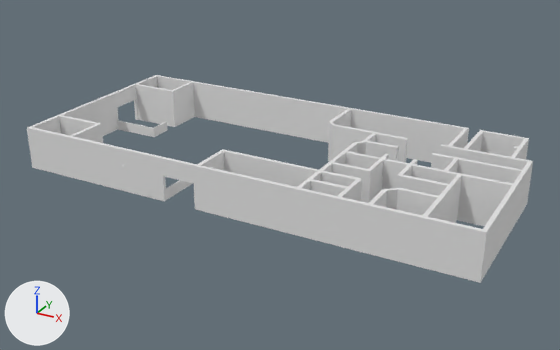
The Blender file Restaurante Universitário/Arquivo blend/restaurante.blend as it was, and as the next commit left it.
Camera for both pictures: a 50 mm camera at (415.0, -821.0, 410.0) aimed at (-25.0, -20.0, 9.0). The lights are fixed; the arrows at lower left show +X, +Y and +Z.

Objects in the first picture: 'Mesa.001', 'Paredes'.
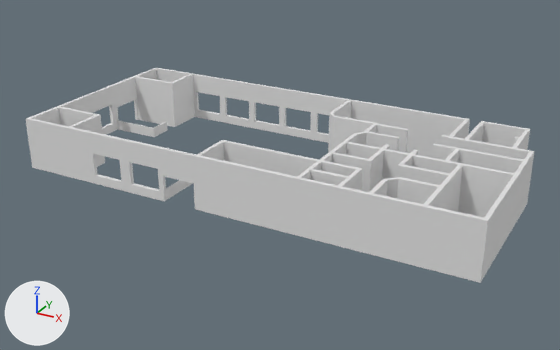
Scene script edits in JSON lines:
```json
{"block": "me_cube_024", "where": "# used by ob_paredes; location = (146.0, -50.1, 2.0); scale = (2.5, 2.5, 2.0)"}
{"op": "remove", "block": "me_cube_024", "code": "me_cube_024.from_pydata(...)  # 670 vertices, 810 faces; spans x -194.0..49.0, y -36.0..75.0, z -1.0..27.0"}
{"op": "add", "block": "me_cube_024", "code": "me_cube_024.from_pydata(...)  # 744 vertices, 852 faces; spans x -194.0..49.0, y -36.0..75.0, z -1.0..34.0"}
{"block": "me_cube_024", "change": "me_cube_024 part 1: 327 vertices moved from x -194.0..49.0, y -36.0..75.0, z 27.0 to x -194.0..49.0, y -36.0..75.0, z 34.0; 74 vertices added at x -194.0..-61.0, y -36.0..75.0, z 5.0..20.0"}
```

What differs and where, as boxes [x1, y1, x2, y2] in the pictures (560 x 350 px):
```json
{"object": "Paredes", "change": "reshaped", "before": [27, 75, 533, 283], "after": [26, 68, 535, 283]}
```
